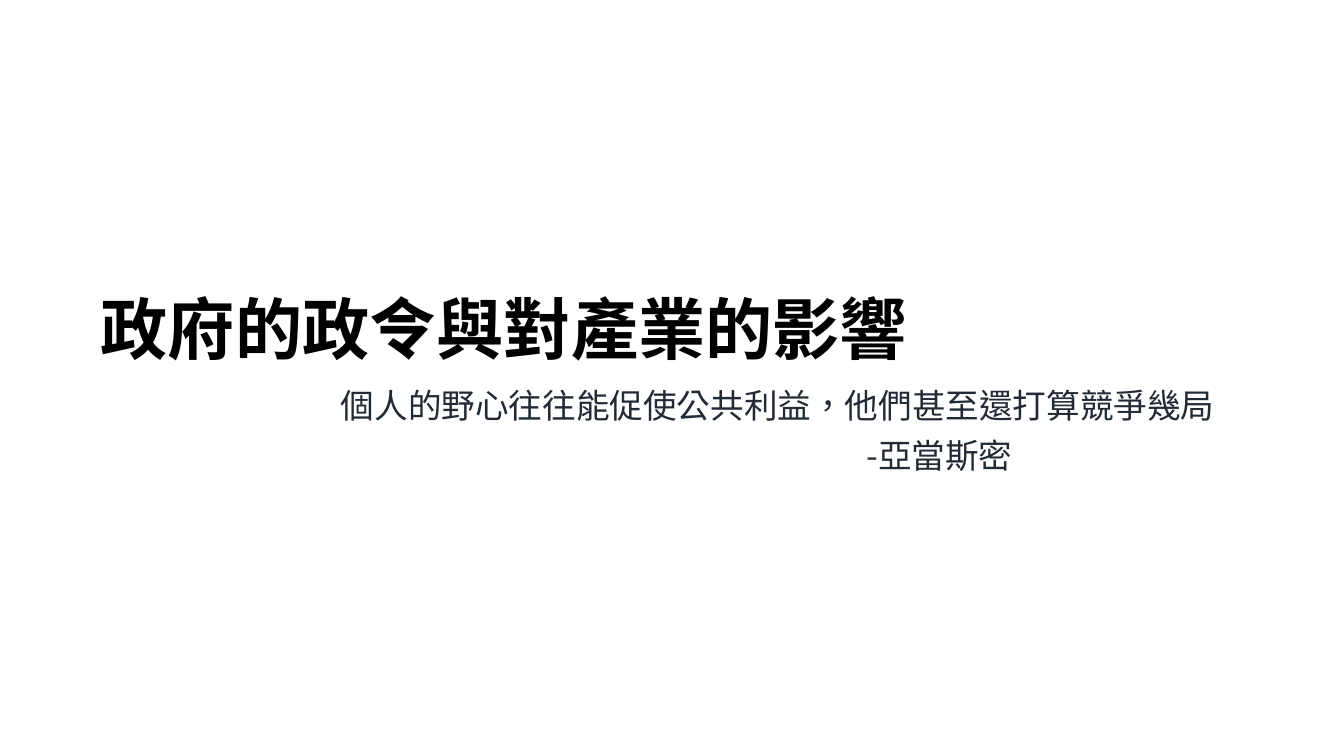
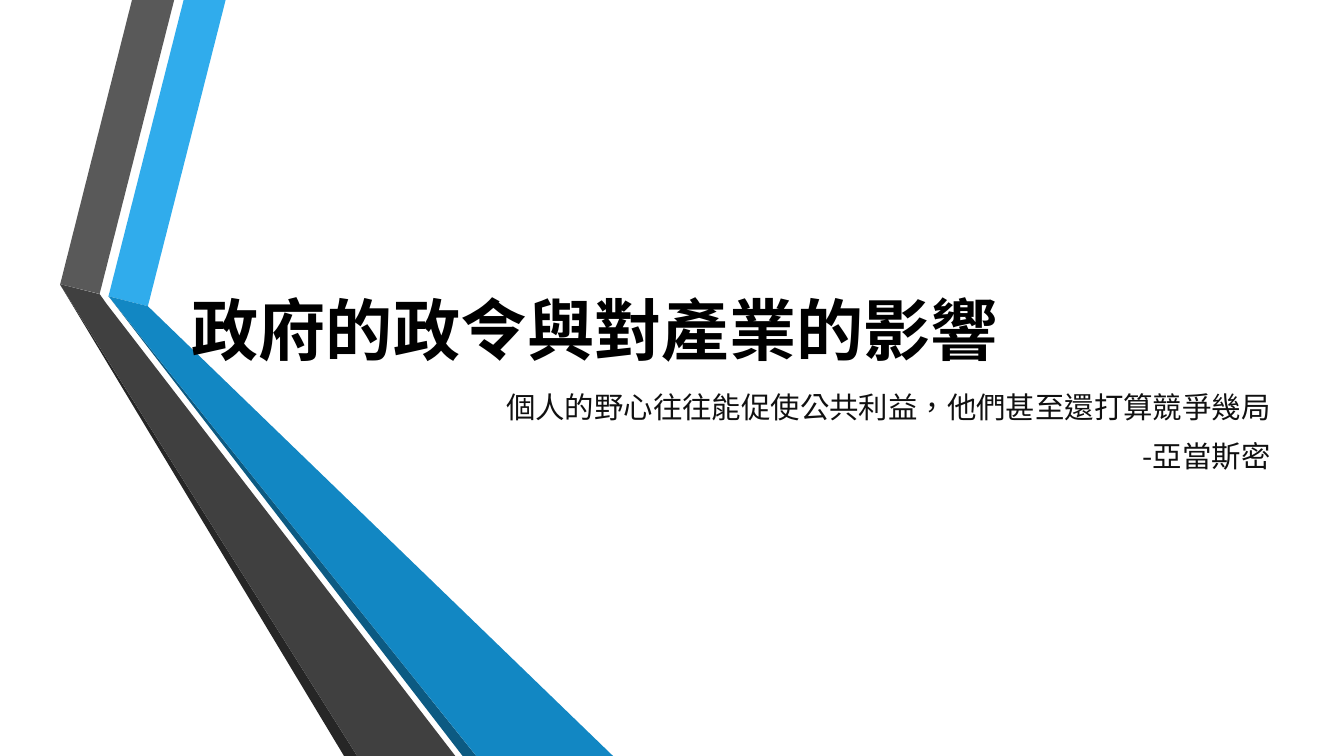
Before and after one commit to Jameswilson7788/school, a slide deck: slide 1 of 政府產業政策簡報.pptx. Drawn at 1344x756 pixels with LibreOffice and Linux fonts; fonts in the diff are those of the drawing; background and template pictures are left out. Boxes give left, top, right and bottom in pixels: in the first picture for what was removed or moved away, otherwise in the second. Text is boxed around its words. In the diff, an @@ line names an element or a change of style, - is before the commit and + after.

```diff
--- a/政府產業政策簡報.pptx
+++ b/政府產業政策簡報.pptx
@@ title "政府的政令與對產業的影響" at [192, 297, 998, 372]: alignment centre to right; line spacing 0.9 to 1 @@
@@ group added at [60, 0, 614, 756]: 6 freeform shapes @@
@@ subtitle "個人的野心往往能促使公共利益，他們甚至還打算競爭幾局" at [506, 393, 1271, 470]: size 24 to 21 pt, text colour #222A35 to #101010; alignment centre to right; line spacing 0.9 to 1 @@
```
Also in this commit, not shown: 13 other slides changed, 7 slides added, 4 slides removed.
